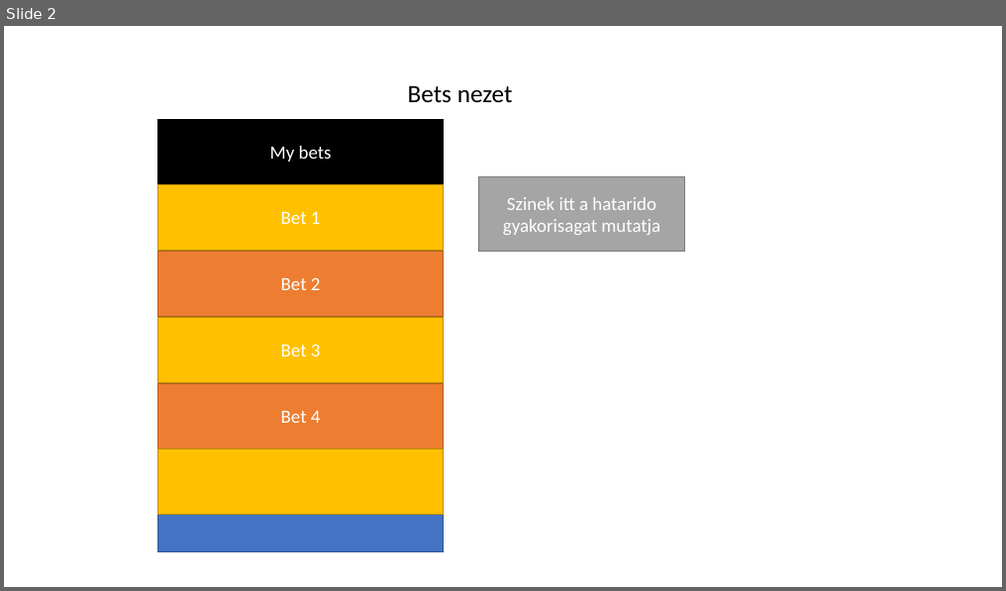
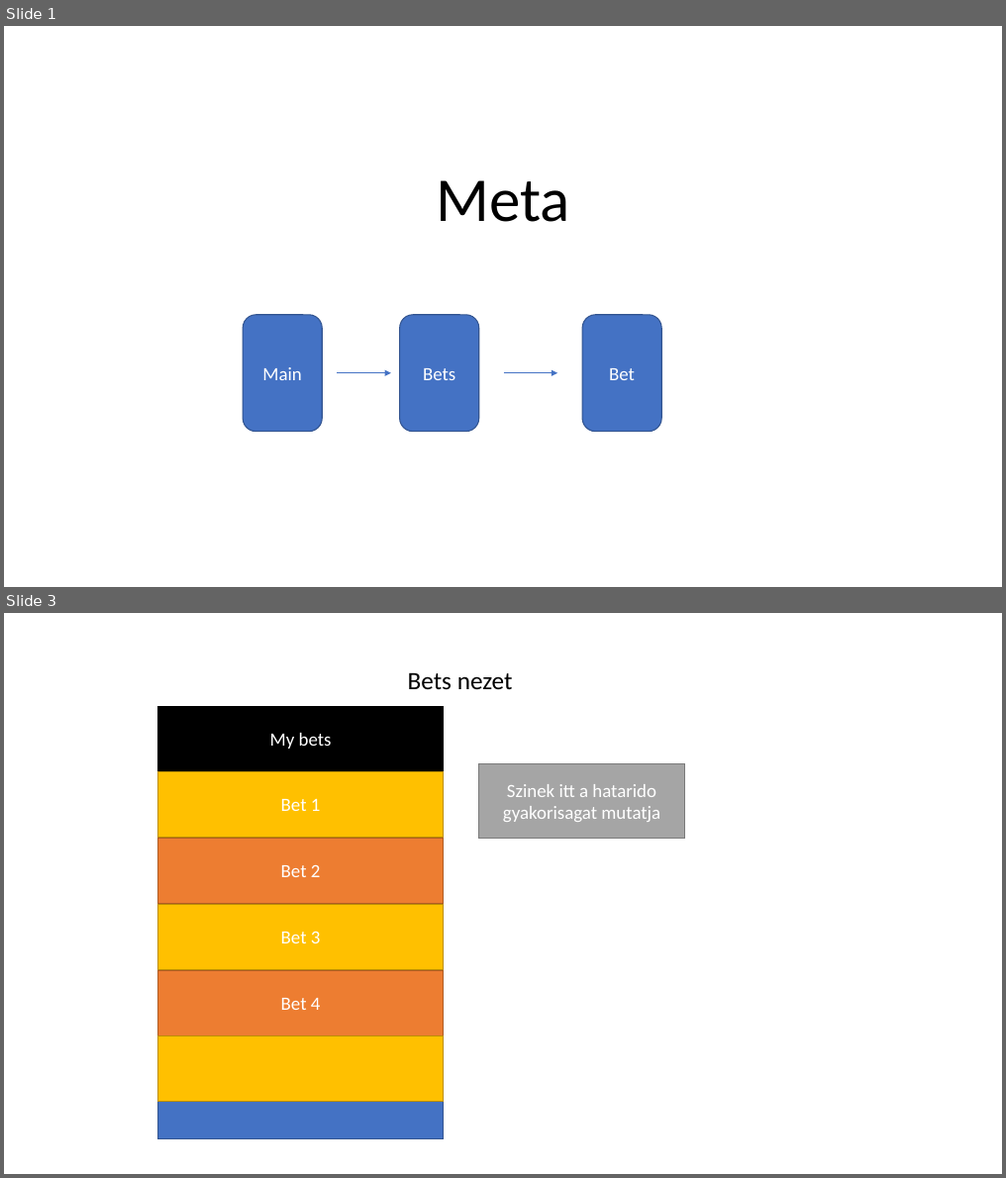
Before and after one commit to Frostforus/BetTracker, a slide deck: design/Design_ppt-ben.pptx. Shown one above the other, each under a label of ours: slide 2 before the commit, slides 1 and 3 after it; the slides between them are not shown. The pictures are 1006x591 and 1006x1178 pixels, drawn with LibreOffice and Linux fonts; fonts in the diff are those of the drawing. Boxes give left, top, right and bottom in pixels: in the first picture for what was removed or moved away, otherwise in the second. Text is boxed around its words. In the diff, an @@ line names an element or a change of style, - is before the commit and + after.

```diff
--- a/design/Design_ppt-ben.pptx
+++ b/design/Design_ppt-ben.pptx
@@ slide 1 added at [4, 26, 1002, 587], background #FFFFFF @@
@@ title added at [436, 180, 569, 222], 60 pt, text #000000 @@
+Meta
@@ rounded rectangle added at [243, 315, 322, 432], fill #4472C4, outline #325491 1 pt, 18 pt, text #FFFFFF @@
+Main
@@ rounded rectangle added at [400, 315, 479, 432], fill #4472C4, outline #325491 1 pt, 18 pt, text #FFFFFF @@
+Bets
@@ rounded rectangle added at [583, 315, 662, 432], fill #4472C4, outline #325491 1 pt, 18 pt, text #FFFFFF @@
+Bet
@@ arrow added from (338, 373) to (391, 373), #4472C4 0.5 pt @@
@@ arrow added from (504, 373) to (558, 373), #4472C4 0.5 pt @@
@@ what was slide 2 is now slide 3 @@
```
Also in this commit, not shown: 1 slide changed, 2 other slides added, 11 other files.
